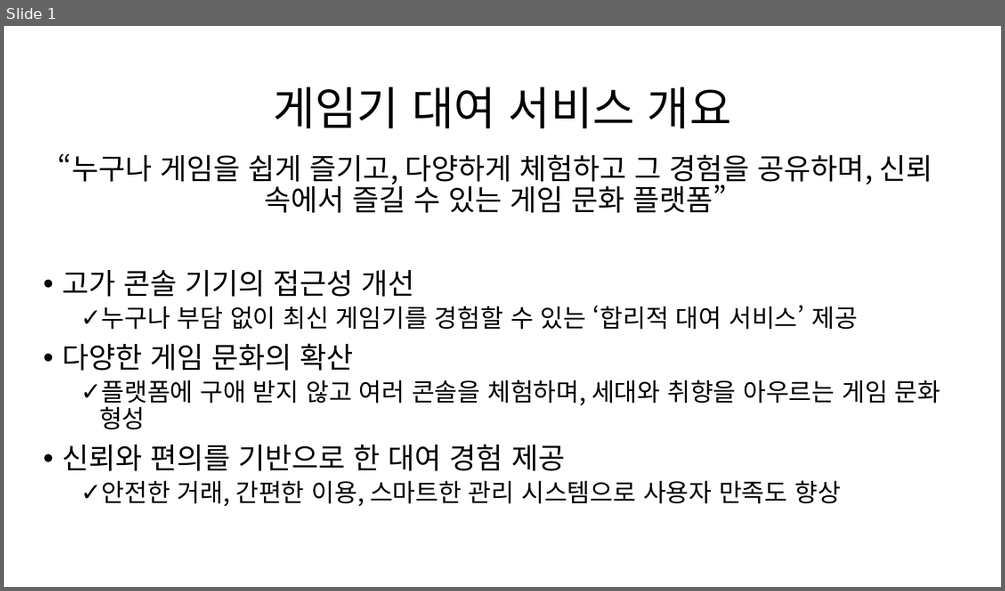
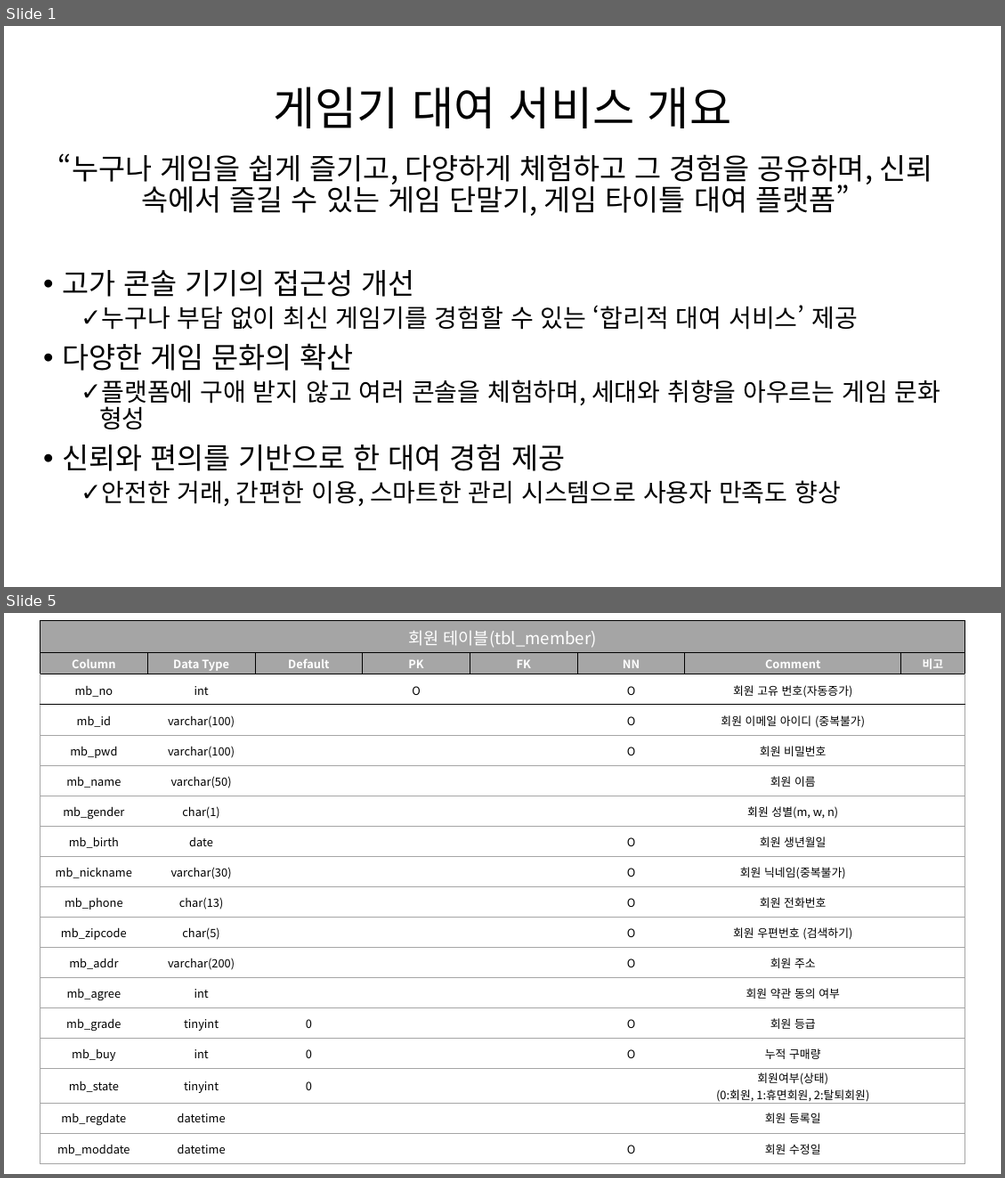
Before and after one commit to gamepex/project, a slide deck: 게임기 대여 서비스 설계도.pptx. Shown one above the other, each under a label of ours: slide 1 before the commit, slides 1 and 5 after it; the slides between them are not shown. The pictures are 1005x591 and 1005x1178 pixels, drawn with LibreOffice and Linux fonts; fonts in the diff are those of the drawing. Boxes give left, top, right and bottom in pixels: in the first picture for what was removed or moved away, otherwise in the second. Text is boxed around its words. In the diff, an @@ line names an element or a change of style, - is before the commit and + after.

```diff
--- a/게임기 대여 서비스 설계도.pptx
+++ b/게임기 대여 서비스 설계도.pptx
@@ slide 5 added at <box>4,613,1001,1174</box>, background #FFFFFF @@
@@ table added at <box>40,620,966,1159</box>, 18 rows, 8 columns @@
+회원 테이블(tbl_member) |  |  |  |  |  |  | 
+Column | Data Type | Default | PK | FK | NN | Comment | 비고
+mb_no | int |  | O |  | O | 회원 고유 번호(자동증가) | 
+mb_id | varchar(100) |  |  |  | O | 회원 이메일 아이디 (중복불가) | 
+mb_pwd | varchar(100) |  |  |  | O | 회원 비밀번호 | 
+mb_name | varchar(50) |  |  |  |  | 회원 이름 | 
+mb_gender | char(1) |  |  |  |  | 회원 성별(m, w, n) | 
+mb_birth | date |  |  |  | O | 회원 생년월일 | 
+mb_nickname | varchar(30) |  |  |  | O | 회원 닉네임(중복불가) | 
+mb_phone | char(13) |  |  |  | O | 회원 전화번호 | 
+mb_zipcode | char(5) |  |  |  | O | 회원 우편번호 (검색하기) | 
+mb_addr | varchar(200) |  |  |  | O | 회원 주소 | 
+mb_agree | int |  |  |  |  | 회원 약관 동의 여부 | 
+mb_grade | tinyint | 0 |  |  | O | 회원 등급 | 
+mb_buy | int | 0 |  |  | O | 누적 구매량 | 
+mb_state | tinyint | 0 |  |  |  | 회원여부(상태) (0:회원, 1:휴면회원, 2:탈퇴회원) | 
+mb_regdate | datetime |  |  |  |  | 회원 등록일 | 
+mb_moddate | datetime |  |  |  | O | 회원 수정일 | 
@@ slide 1 changed as well @@
@@ text at <box>58,153,932,216</box>: text changed @@
-“누구나 게임을 쉽게 즐기고, 다양하게 체험하고 그 경험을 공유하며, 신뢰 속에서 즐길 수 있는 게임 문화 플랫폼”
+“누구나 게임을 쉽게 즐기고, 다양하게 체험하고 그 경험을 공유하며, 신뢰 속에서 즐길 수 있는 게임 단말기, 게임 타이틀 대여 플랫폼”
```
Also in this commit, not shown: 9 other slides added, 2 slides removed, 24 other files.
